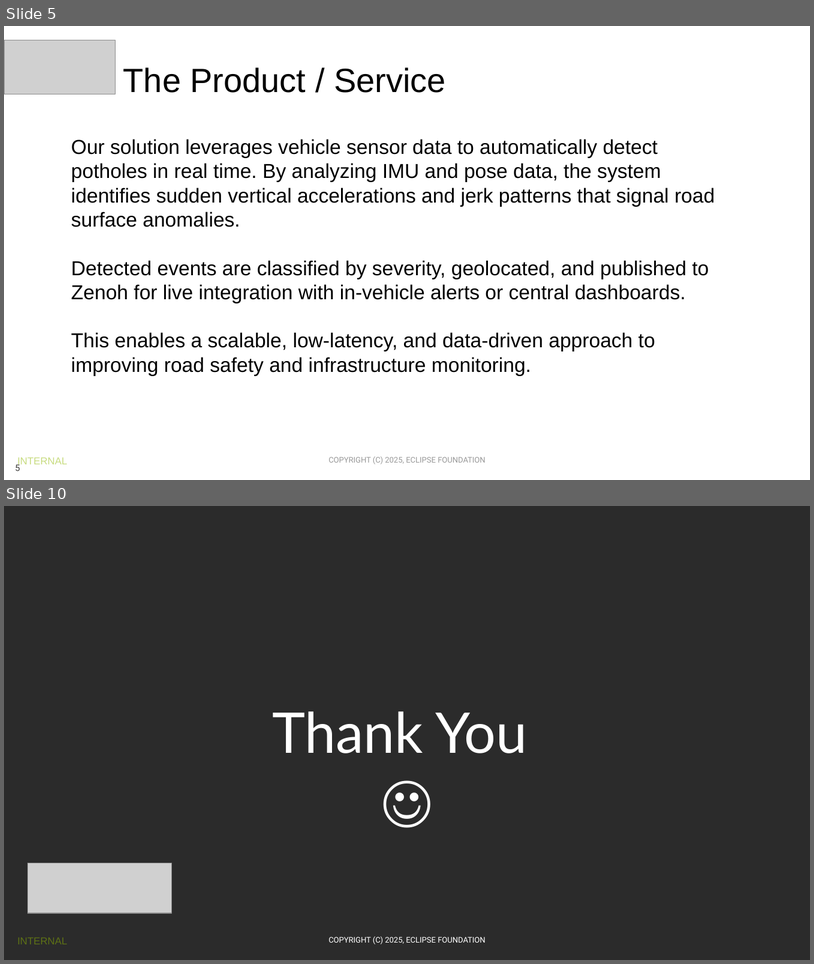
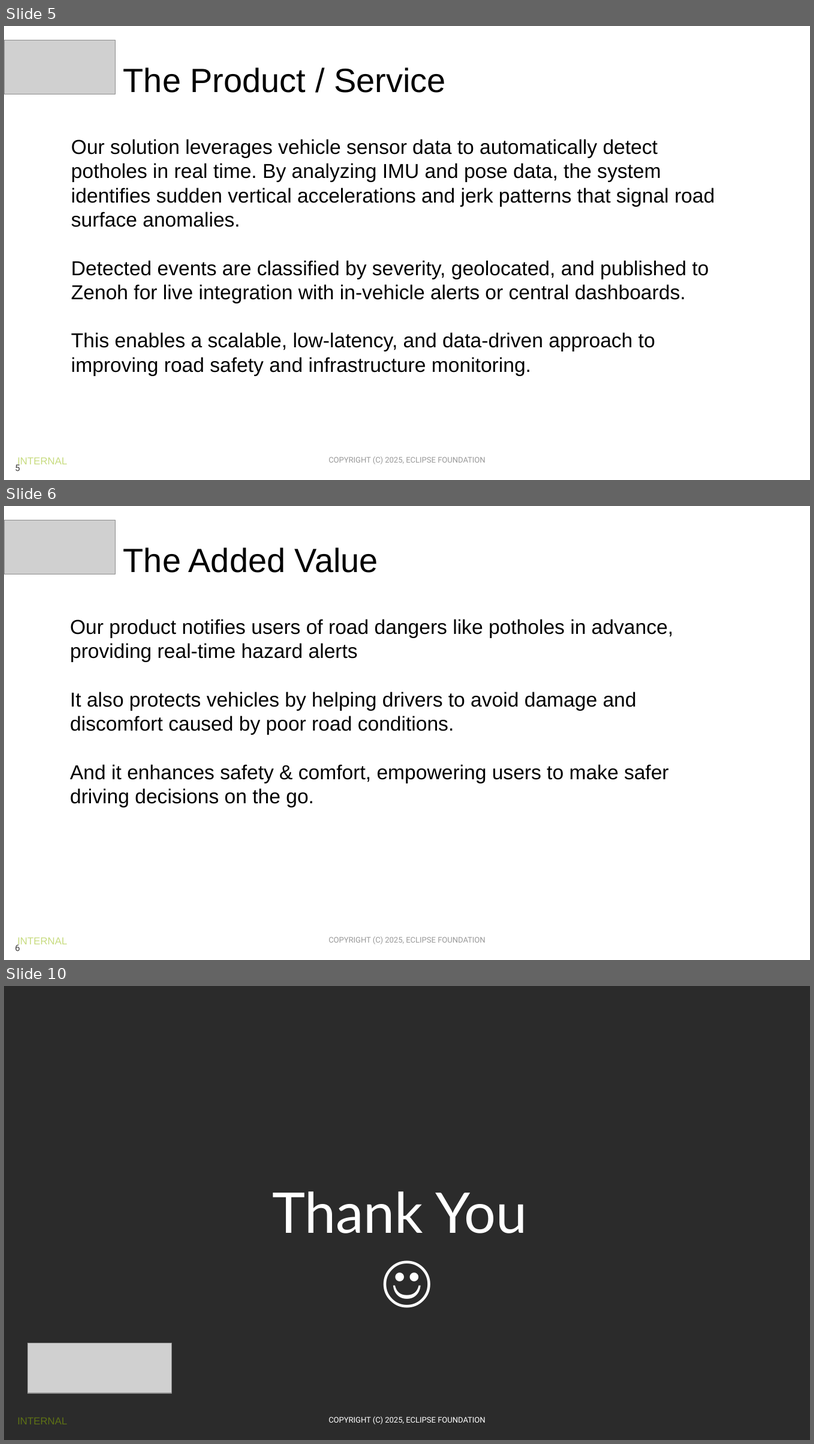
Before and after one commit to Eclipse-SDV-Hackathon-Chapter-Three/TheBigRanch, a slide deck: SDV Hackathon 2025 - Pitching Slides Template.pptx. Shown one above the other, each under a label of ours: slides 5 and 10 before the commit, slides 5, 6 and 10 after it; the slides between them are not shown. The pictures are 814x964 and 814x1444 pixels, drawn with LibreOffice and Linux fonts; fonts in the diff are those of the drawing; grey boxes stand for pictures; background and template pictures are left out; a plain dark background stands for a picture behind light text. Boxes give left, top, right and bottom in pixels: in the first picture for what was removed or moved away, otherwise in the second. Text is boxed around its words. In the diff, an @@ line names an element or a change of style, - is before the commit and + after.

```diff
--- a/SDV Hackathon 2025 - Pitching Slides Template.pptx
+++ b/SDV Hackathon 2025 - Pitching Slides Template.pptx
@@ slide 6 added at (x1=4, y1=506, x2=810, y2=960), background #FFFFFF; not listed: 3 template elements that a slide beside it also shows @@
@@ picture added at (x1=4, y1=520, x2=115, y2=574) @@
@@ title added at (x1=123, y1=547, x2=378, y2=573), 30 pt, text #000000 @@
+The Added Value
@@ text added at (x1=70, y1=619, x2=674, y2=807), 18 pt, text #000000 @@
+Our product notifies users of road dangers like potholes in advance, providing real-time hazard alerts
+It also protects vehicles by helping drivers to avoid damage and discomfort caused by poor road conditions.
+And it enhances safety & comfort, empowering users to make safer driving decisions on the go.
```
Also in this commit, not shown: 2 slides changed, 2 other slides added, 3 slides removed.
